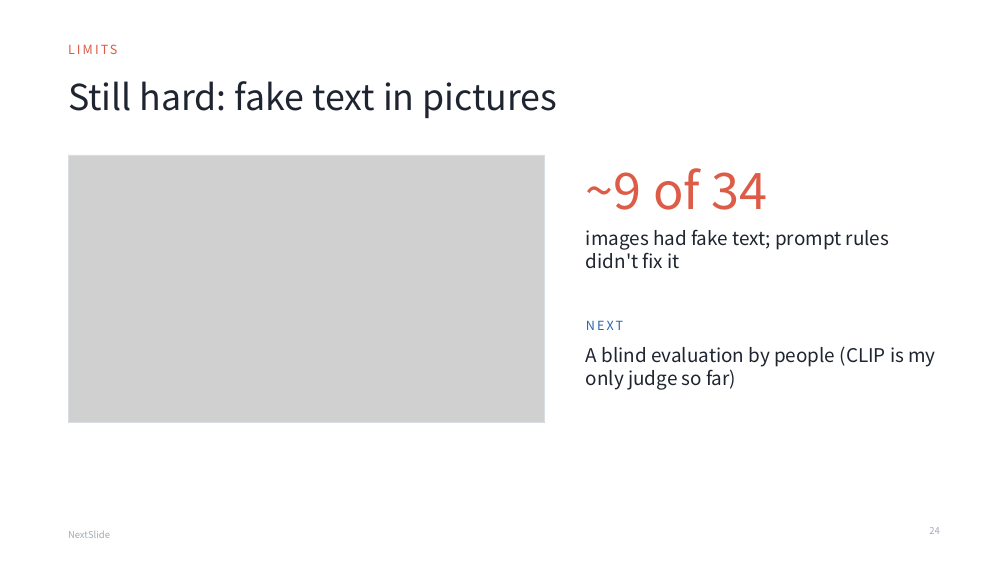
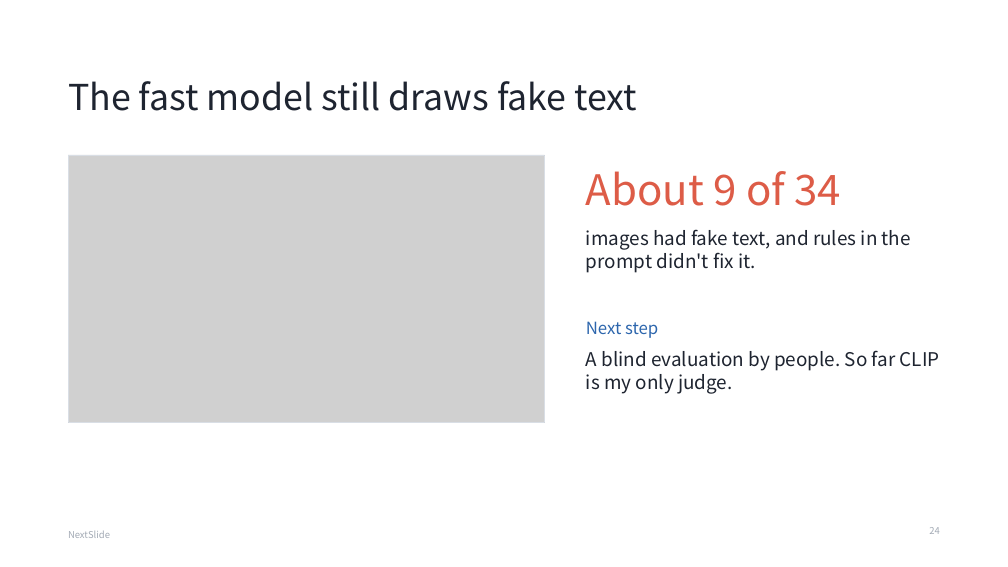
Before and after one commit to nunu0404/GenAI-proj-2026, a slide deck: slide 24 of docs/presentation/NextSlide_final.pptx. Drawn at 1008x567 pixels with LibreOffice and Linux fonts; fonts in the diff are those of the drawing; grey boxes stand for pictures. Boxes give left, top, right and bottom in pixels: in the first picture for what was removed or moved away, otherwise in the second. Text is boxed around its words. In the diff, an @@ line names an element or a change of style, - is before the commit and + after.

```diff
--- a/docs/presentation/NextSlide_final.pptx
+++ b/docs/presentation/NextSlide_final.pptx
@@ text removed at [68, 42, 749, 64] @@
-LIMITS
@@ title at [68, 81, 638, 111]: text changed @@
-Still hard: fake text in pictures
+The fast model still draws fake text
@@ text at [586, 171, 841, 206]: text changed; size 48 to 40 pt @@
-~9 of 34
+About 9 of 34
@@ text at [586, 229, 911, 273]: text changed @@
-images had fake text; prompt rules didn't fix it
+images had fake text, and rules in the prompt didn't fix it.
@@ text at [586, 321, 658, 338]: text changed; size 12 to 16 pt @@
-NEXT
+Next step
@@ text at [586, 350, 940, 394]: text changed @@
-A blind evaluation by people (CLIP is my only judge so far)
+A blind evaluation by people. So far CLIP is my only judge.
```
Also in this commit, not shown: 26 other slides changed, 1 slide added, 1 slide removed, 34 other files.
